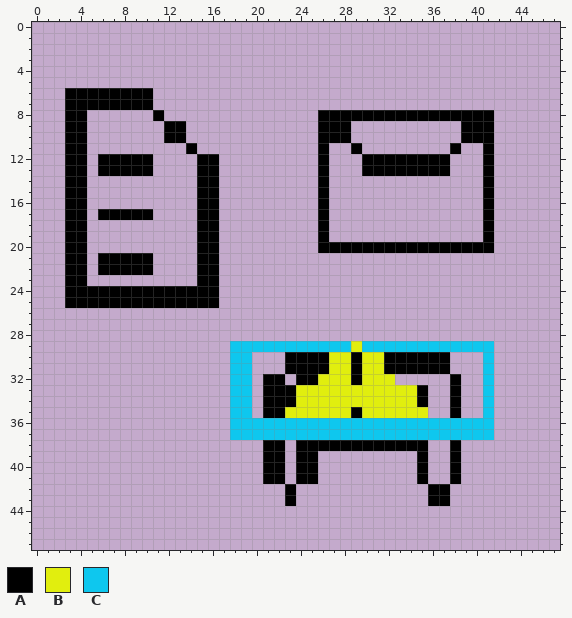
Pixel-art sprite -- icon_48.png. The picture above is the old version.
The file is 48x48 pixels.
Palette (. is transparent): A #000000  B #e1ee0e  C #0ec7ee
Pixels before, first column x 3:
 6 AAAAAAAA...............................
 7 AAAAAAAA...............................
 8 AA......A..............AAAAAAAAAAAAAAAA
 9 AA.......AA............AAA..........AAA
10 AA.......AA............AAA..........AAA
11 AA.........A...........A..A........A..A
12 AA.AAAAA....AA.........A...AAAAAAAA...A
13 AA.AAAAA....AA.........A...AAAAAAAA...A
14 AA..........AA.........A..............A
15 AA..........AA.........A..............A
16 AA..........AA.........A..............A
17 AA.AAAAA....AA.........A..............A
18 AA..........AA.........A..............A
19 AA..........AA.........A..............A
20 AA..........AA.........AAAAAAAAAAAAAAAA
21 AA.AAAAA....AA.........................
22 AA.AAAAA....AA.........................
23 AA..........AA.........................
24 AAAAAAAAAAAAAA.........................
25 AAAAAAAAAAAAAA.........................
26 .......................................
27 .......................................
28 .......................................
29 ...............CCCCCCCCCCCBCCCCCCCCCCCC
30 ...............CC...AAAABBABBAAAAAA...C
31 ...............CC...AAAABBABBAAAAAA...C
32 ...............CC.AA.AABBBABBB.....A..C
33 ...............CC.AAABBBBBBBBBBBA..A..C
34 ...............CC.AAABBBBBBBBBBBA..A..C
35 ...............CC.AABBBBBBABBBBBB..A..C
36 ...............CCCCCCCCCCCCCCCCCCCCCCCC
37 ...............CCCCCCCCCCCCCCCCCCCCCCCC
38 ..................AA.AAAAAAAAAAAA..A...
39 ..................AA.AA.........A..A...
40 ..................AA.AA.........A..A...
41 ..................AA.AA.........A..A...
42 ....................A............AA....
43 ....................A............AA....
Now the later version:
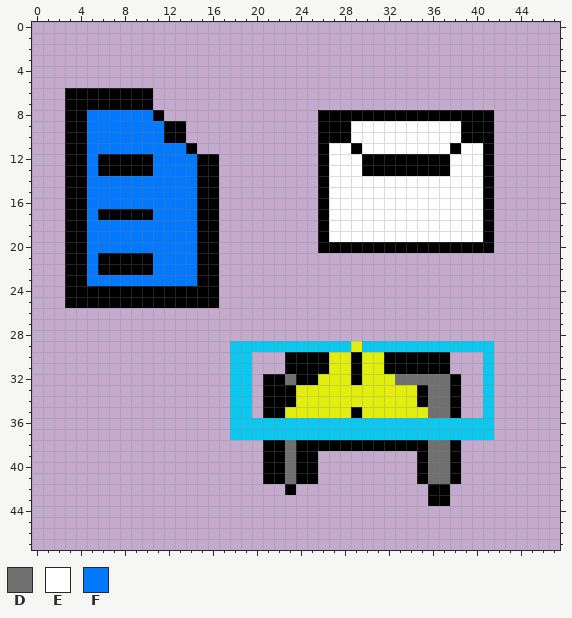
Colours new in this view: D #707070  E #ffffff  F #0279ff
Changes in this commit:
Colour D now appears in row 32 at x 23 and 33 to 37; in rows 33 to 35 at x 36 to 37; in rows 38 to 41 at x 23 and 36 to 37.
Colour E now appears in rows 9 to 10 at x 29 to 38; in row 11 at x 27 to 28, 30 to 37 and 39 to 40; in rows 12 to 13 at x 27 to 29 and 38 to 40; in rows 14 to 19 at x 27 to 40.
Colour F now appears in row 8 at x 5 to 10; in rows 9 to 10 at x 5 to 11; in row 11 at x 5 to 13; in rows 12 to 13 at x 5 and 11 to 14; in rows 14 to 16 at x 5 to 14; in row 17 at x 5 and 11 to 14.
Colour F now appears in rows 18 to 20 at x 5 to 14; in rows 21 to 22 at x 5 and 11 to 14; in row 23 at x 5 to 14.
The author cleared colour A in row 43 at x 23.
